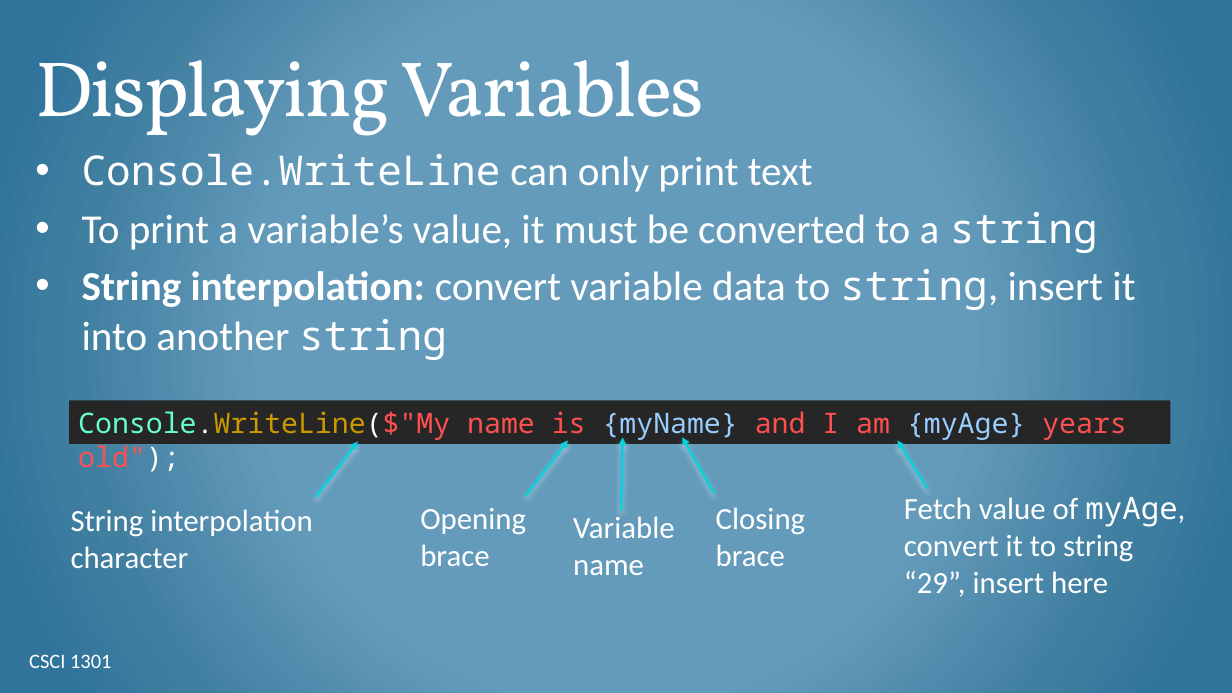
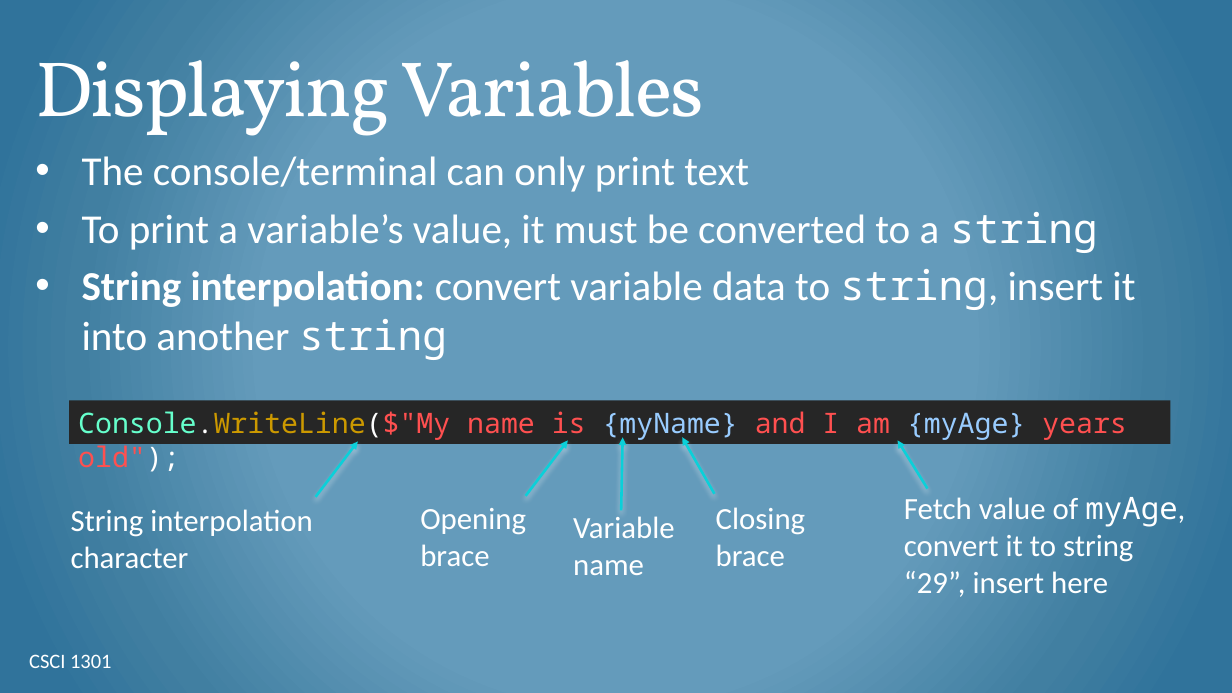
Before and after one commit to csci-1301/csci-1301.github.io, a slide deck: slide 14 of lectures/030_datatypes_and_variables/Datatypes-Variables.pptx. Drawn at 1232x693 pixels with LibreOffice and Linux fonts; fonts in the diff are those of the drawing; background and template pictures are left out. Boxes give left, top, right and bottom in pixels: in the first picture for what was removed or moved away, otherwise in the second. Text is boxed around its words. In the diff, an @@ line names an element or a change of style, - is before the commit and + after.

```diff
--- a/lectures/030_datatypes_and_variables/Datatypes-Variables.pptx
+++ b/lectures/030_datatypes_and_variables/Datatypes-Variables.pptx
@@ text at (82, 156, 749, 192): text changed; font Noto Sans Mono to Calibri @@
-• Console.WriteLine can only print text
+• The console/terminal can only print text
```
Also in this commit, not shown: 4 other slides changed, 4 slides added, 1 other file.
